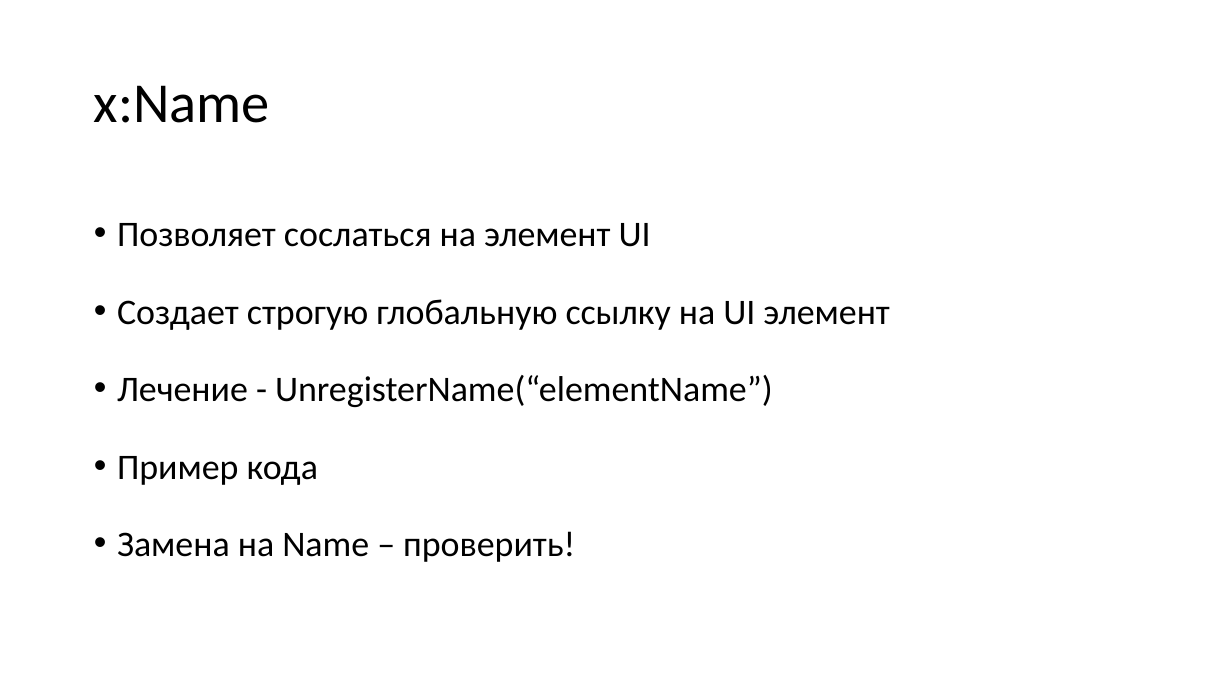
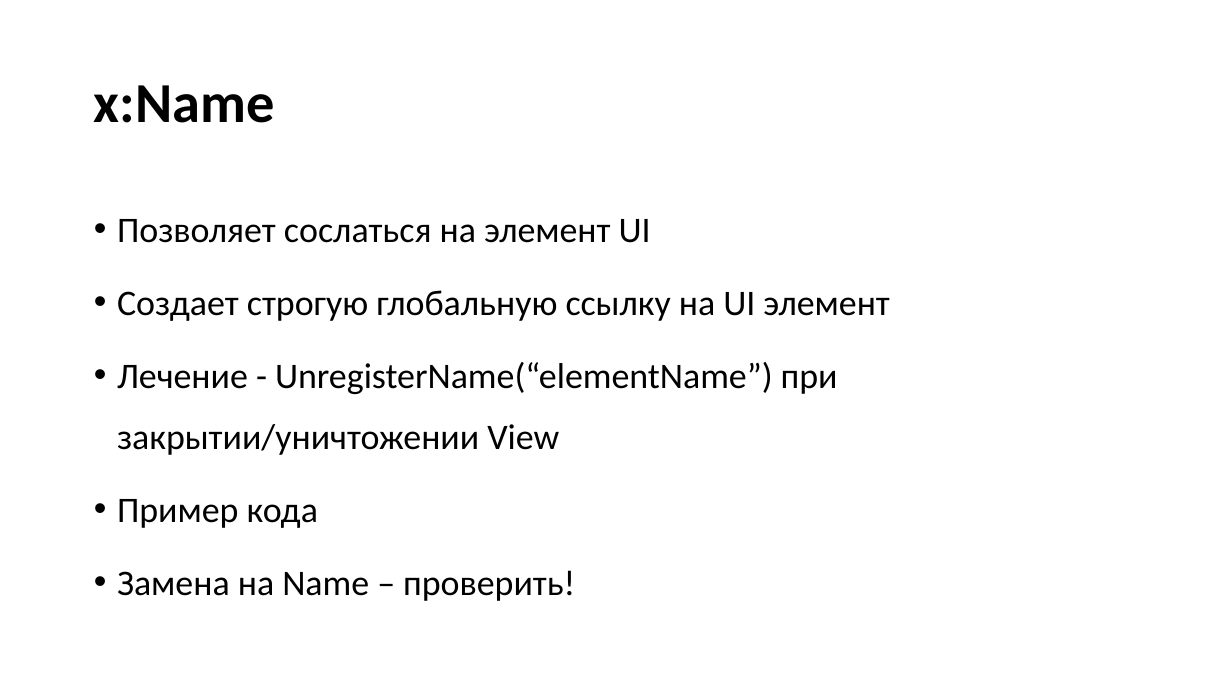
Before and after one commit to Talrandel/MemoryLeak, a slide deck: slide 8 of Утечки памяти.pptx (slide 7 before the commit). Drawn at 1232x693 pixels with LibreOffice and Linux fonts; fonts in the diff are those of the drawing. Boxes give left, top, right and bottom in pixels: in the first picture for what was removed or moved away, otherwise in the second. Text is boxed around its words. In the diff, an @@ line names an element or a change of style, - is before the commit and + after.

```diff
--- a/Утечки памяти.pptx
+++ b/Утечки памяти.pptx
@@ title "x:Name" at box(94, 85, 275, 123): bold on @@
@@ text at box(117, 219, 889, 601): line spacing 1.5 to 1.4 @@
@@ text at box(117, 362, 838, 455): text changed @@
-• Лечение - UnregisterName(“elementName”)
+• Лечение - UnregisterName(“elementName”) при закрытии/уничтожении View
```
Also in this commit, not shown: 16 other slides changed, 3 slides added, 1 slide removed.
